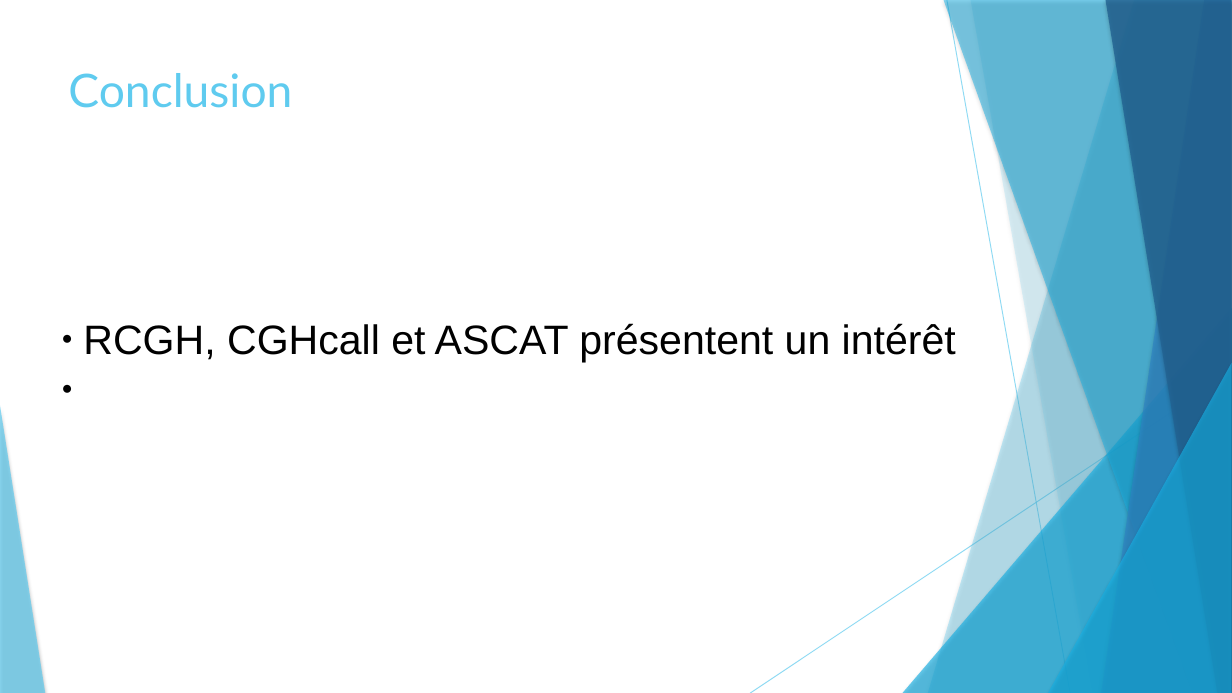
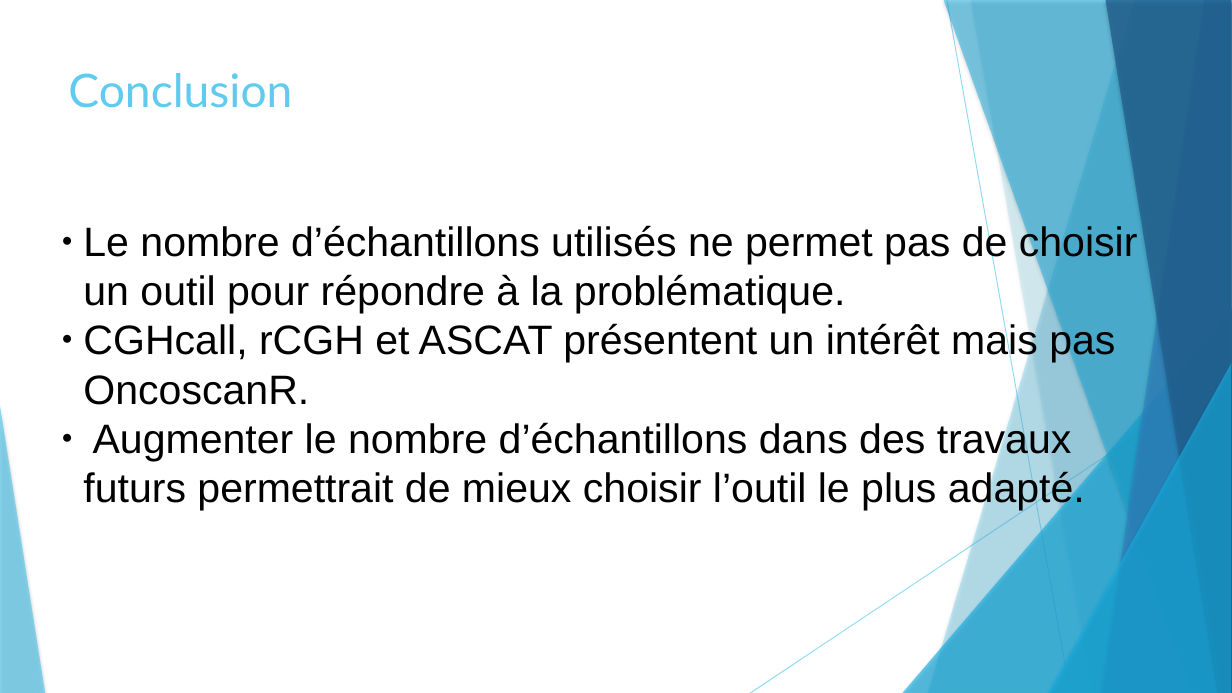
Before and after one commit to Elie-Bordron/DEA-dataviz, a slide deck: slide 14 of docs/docs_I_made/slides/soutenance.pptx (slide 13 before the commit). Drawn at 1232x693 pixels with LibreOffice and Linux fonts; fonts in the diff are those of the drawing. Boxes give left, top, right and bottom in pixels: in the first picture for what was removed or moved away, otherwise in the second. Text is boxed around its words. In the diff, an @@ line names an element or a change of style, - is before the commit and + after.

```diff
--- a/docs/docs_I_made/slides/soutenance.pptx
+++ b/docs/docs_I_made/slides/soutenance.pptx
@@ freeform shape at <box>1105,0,1231,693</box>: outline redrawn @@
@@ subtitle at <box>83,223,1138,511</box>: text changed @@
-● RCGH, CGHcall et ASCAT présentent un intérêt
+● Le nombre d’échantillons utilisés ne permet pas de choisir un outil pour répondre à la problématique.
+● CGHcall, rCGH et ASCAT présentent un intérêt mais pas OncoscanR.
+● Augmenter le nombre d’échantillons dans des travaux futurs permettrait de mieux choisir l’outil le plus adapté.
```
Also in this commit, not shown: 4 other slides changed, 10 slides added, 10 slides removed, 2 other files.
